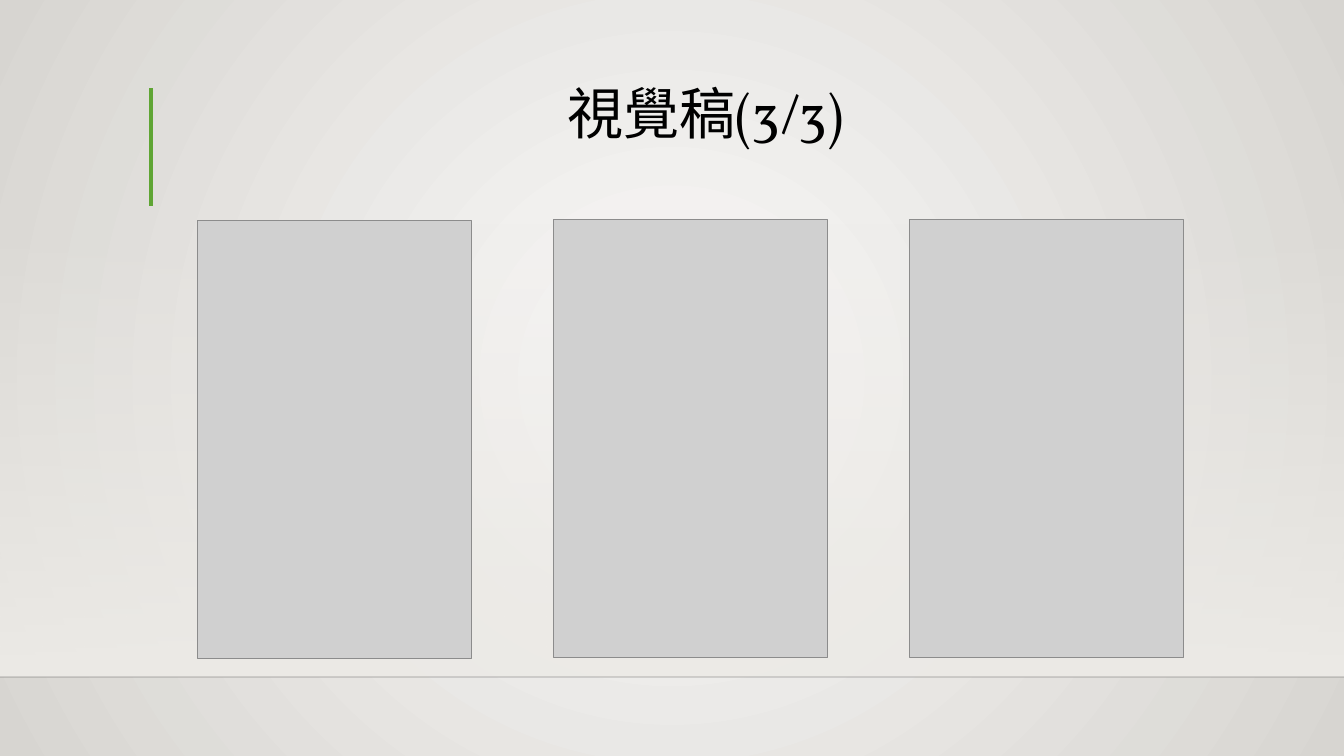
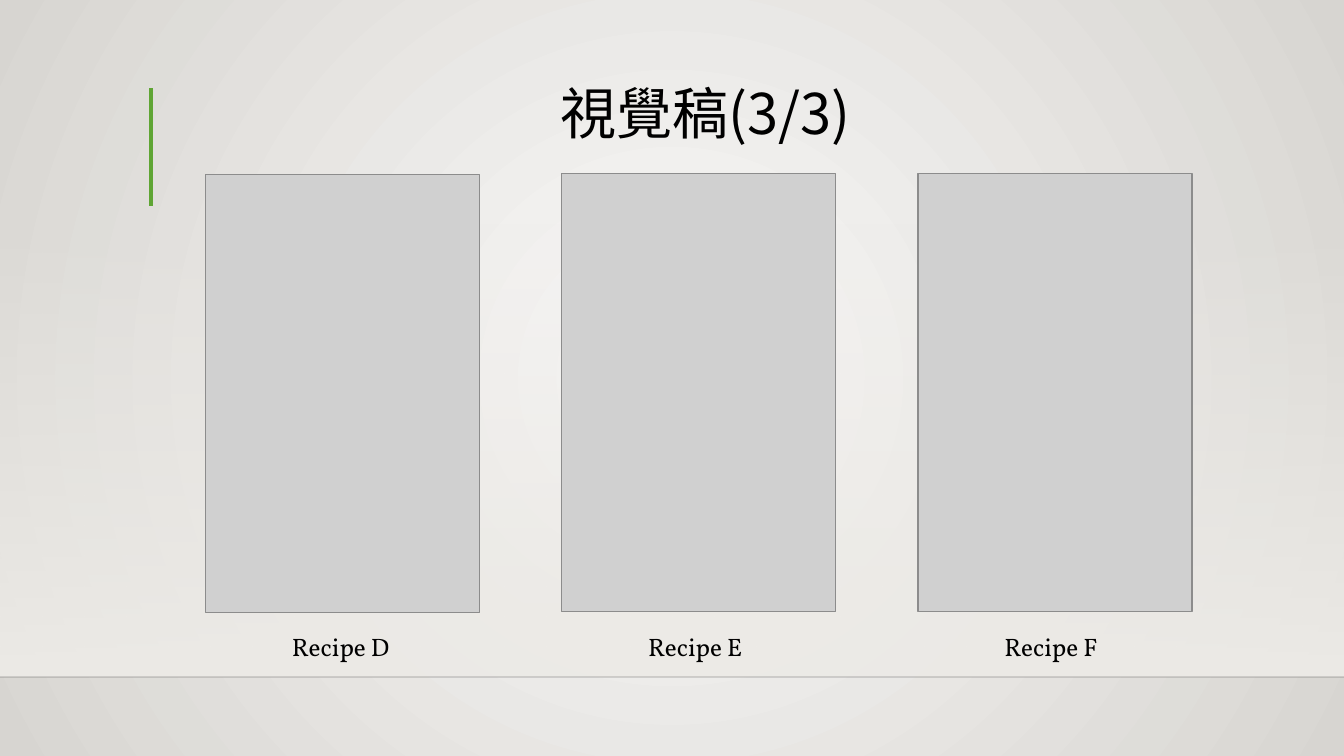
Before and after one commit to ren-hao/MidProject, a slide deck: slide 8 of Midterm_Project/PPT/iRecipe.pptx. Drawn at 1344x756 pixels with LibreOffice and Linux fonts; fonts in the diff are those of the drawing; grey boxes stand for pictures; background and template pictures are left out. Boxes give left, top, right and bottom in pixels: in the first picture for what was removed or moved away, otherwise in the second. Text is boxed around its words. In the diff, an @@ line names an element or a change of style, - is before the commit and + after.

```diff
--- a/Midterm_Project/PPT/iRecipe.pptx
+++ b/Midterm_Project/PPT/iRecipe.pptx
@@ title "視覺稿(3/3)" at [561, 86, 851, 145]: font Vollkorn to Noto Sans CJK SC @@
@@ 3 pictures: place and size @@
-3 pictures at [198, 219, 1185, 658]
+3 pictures at [206, 173, 1193, 612]
@@ text added at [292, 638, 389, 662], 18 pt, text #000000 @@
+Recipe D
@@ text added at [648, 638, 742, 662], 18 pt, text #000000 @@
+Recipe E
@@ text added at [1004, 638, 1097, 662], 18 pt, text #000000 @@
+Recipe F
```
Also in this commit, not shown: 6 other slides changed, 3 slides added, 1 slide removed, 1 other file.
